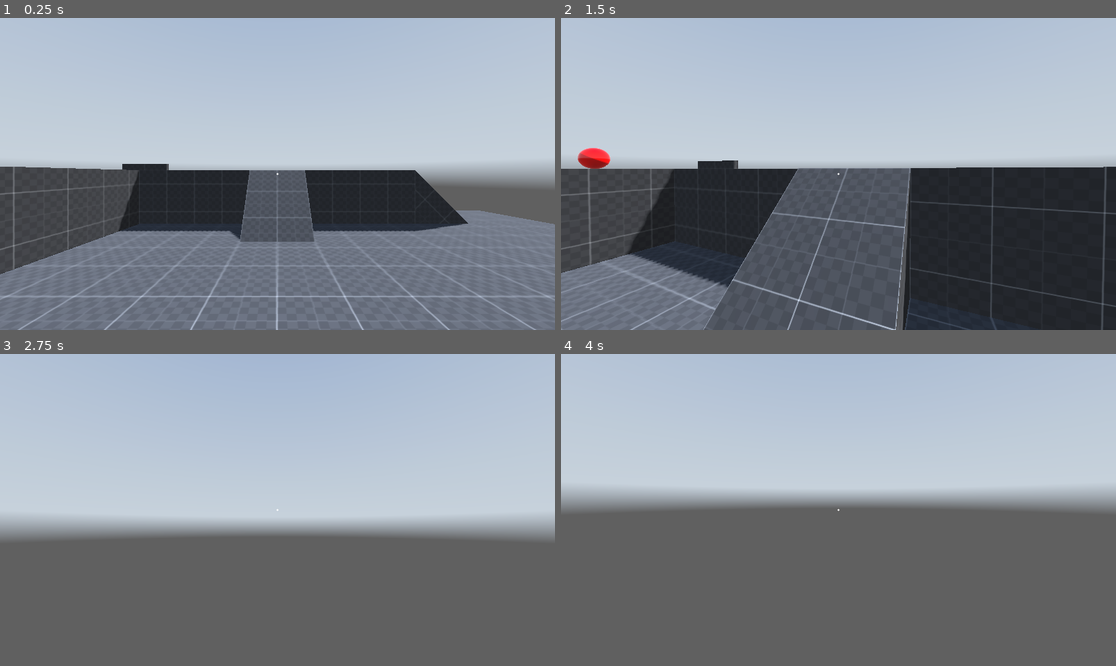
Above: before the commit, frames 1-4 (two rows, left to right).
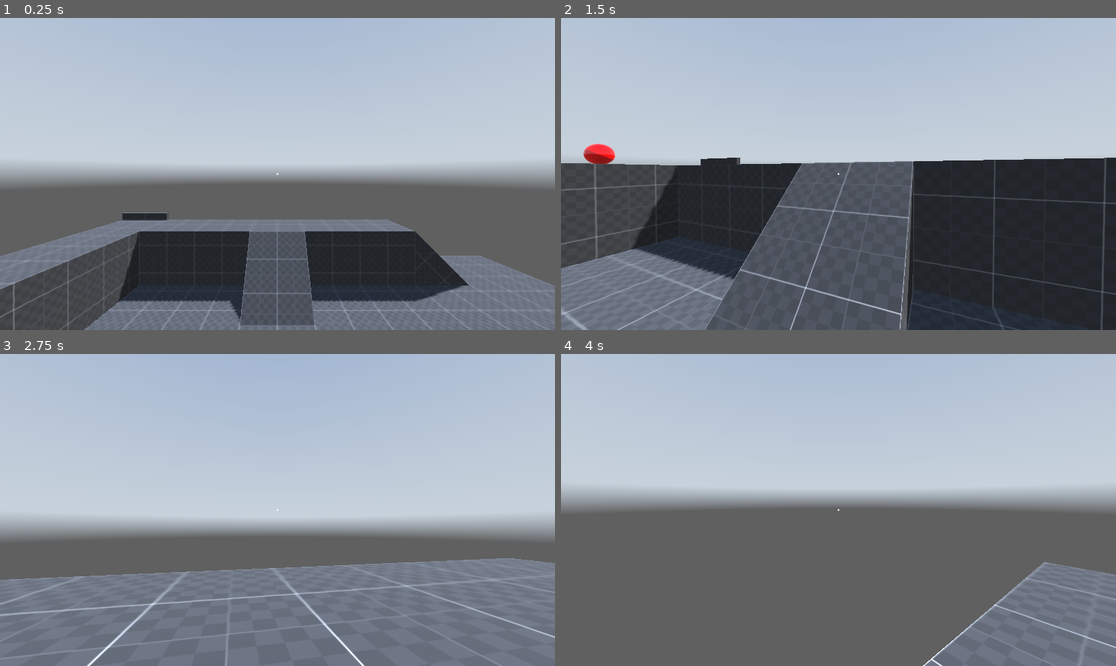
Above: after the commit, the same moments.

Repository: Silicontent/3d_movement_godot
Game: Godot game, scene res://scenes/world.tscn
Two runs of this game, one before a commit and one after it. Both use one fixed random seed, a clock stepped at 60 frames per second and the inputs below. A sky picture missing from this copy of the repository is replaced by a grey-blue gradient.
Inputs (mouse positions are in pixels of both pictures, inside the frame that each line leads up to):
- Up to frame 1 (0.25 s): no input
- Up to frame 2 (1.5 s): move the mouse to (866, 174) at 0.52 s; hold W (forward) from 0.53 s (still down); tap E (interact) at 0.6 s; tap Space (dbg_jump, bound only before the commit) at 0.77, 0.8, 1.07, 1.35 s; move the mouse to (810, 174) at 1.27 s
- Up to frame 3 (2.75 s): keep holding W (forward); tap Space (dbg_jump, bound only before the commit) at 1.52, 1.82, 2.3 s; tap E (interact) at 1.55 s; move the mouse to (288, 503) at 2.02 s; tap C (crouch) at 2.1 s
- Up to frame 4 (4 s): keep holding W (forward); move the mouse to (832, 516) at 2.77 s; tap E (interact) at 2.85, 3.6 s; tap Space (dbg_jump, bound only before the commit) at 3.02, 3.32, 3.77, 3.8 s; move the mouse to (877, 513) at 3.52 s

The runs differ from the first frame. In frame 1, 37% of the frame differs, in the area x 0-100%, y 46-100%; in frame 2, 6.5%; in frame 3, 31%; in frame 4, 7.2%.

Commit message:
Starting on player FSM
added State and StateMachine scripts; added PlayerState script; added Idle, Moving, and Falling player states; moved some code out of Player _physics_process(); removed pushing code from Player

Diff:
--- a/project.godot
+++ b/project.godot
@@ -66,11 +66,6 @@
 "events": [Object(InputEventKey,"resource_local_to_scene":false,"resource_name":"","device":-1,"window_id":0,"alt_press …(195 unchanged characters)…
 ]
 }
-dbg_jump={
-"deadzone": 0.2,
-"events": [Object(InputEventKey,"resource_local_to_scene":false,"resource_name":"","device":-1,"window_id":0,"alt_pressed":false,"shift_pressed":false,"ctrl_pressed":false,"meta_pressed":false,"pressed":false,"keycode":0,"physical_keycode":32,"key_label":0,"unicode":32,"location":0,"echo":false,"script":null)
-]
-}
 
 [layer_names]
 
--- a/scenes/player.tscn
+++ b/scenes/player.tscn
@@ -1,8 +1,12 @@
-[gd_scene load_steps=4 format=3 uid="uid://uto1ebtejtxa"]
+[gd_scene load_steps=8 format=3 uid="uid://uto1ebtejtxa"]
 
 [ext_resource type="Script" uid="uid://orcm0gu6kbrp" path="res://scripts/player/player.gd" id="1_3vyb7"]
 [ext_resource type="Shape3D" uid="uid://cr555uddpj0rk" path="res://assets/walking_collider.tres" id="2_g2els"]
 [ext_resource type="Shape3D" uid="uid://c88kvwakjr34g" path="res://assets/crouching_collider.tres" id="3_qhqgy"]
+[ext_resource type="Script" uid="uid://clvsbr7giecyt" path="res://scripts/state_machine/state_machine.gd" id="4_qlg0r"]
+[ext_resource type="Script" uid="uid://jgiu2sb2dbxr" path="res://scripts/player/idle_state.gd" id="5_tuyoq"]
+[ext_resource type="Script" uid="uid://crw7hid0gcv6j" path="res://scripts/player/moving_state.gd" id="6_tuyoq"]
+[ext_resource type="Script" uid="uid://cnkv5o6efehcm" path="res://scripts/player/falling_state.gd" id="7_fjrip"]
 
 [node name="Player" type="CharacterBody3D"]
 collision_mask = 14
@@ -31,3 +35,16 @@
 transform = Transform3D(1, 0, 0, 0, 1, 0, 0, 0, 1, 0, 1, 0)
 target_position = Vector3(0, 1, 0)
 collision_mask = 14
+
+[node name="StateMachine" type="Node" parent="." node_paths=PackedStringArray("initial_state")]
+script = ExtResource("4_qlg0r")
+initial_state = NodePath("Idle")
+
+[node name="Idle" type="Node" parent="StateMachine"]
+script = ExtResource("5_tuyoq")
+
+[node name="Moving" type="Node" parent="StateMachine"]
+script = ExtResource("6_tuyoq")
+
+[node name="Falling" type="Node" parent="StateMachine"]
+script = ExtResource("7_fjrip")
--- a/scenes/world.tscn
+++ b/scenes/world.tscn
@@ -249,6 +249,7 @@
 shape = SubResource("BoxShape3D_qfnet")
 
 [node name="Player" parent="." instance=ExtResource("3_4wyf3")]
+transform = Transform3D(1, 0, 0, 0, 1, 0, 0, 0, 1, 0, 2.31522, 0)
 
 [node name="HUD" type="CanvasLayer" parent="Player" node_paths=PackedStringArray("player")]
 script = ExtResource("4_71j4m")
--- /dev/null
+++ b/scripts/player/falling_state.gd
@@ -0,0 +1,15 @@
+extends PlayerState
+
+
+func enter(prev_state_path: String, data := {}) -> void:
+	player.velocity = Vector3.ZERO
+
+
+func physics_update(delta: float) -> void:
+	# until the player hits the ground, they cannot move
+	player.velocity += player.get_gravity() * delta
+	player.move_and_slide()
+
+	# transition to other states
+	if player.is_on_floor():
+		finished.emit(IDLE)
--- /dev/null
+++ b/scripts/player/idle_state.gd
@@ -0,0 +1,13 @@
+extends PlayerState
+
+
+func physics_update(delta: float) -> void:
+	# slow the player down
+	player.velocity.x = move_toward(player.velocity.x, 0, delta)
+	player.velocity.z = move_toward(player.velocity.z, 0, delta)
+
+	# transition to other states
+	if not player.is_on_floor():
+		finished.emit(FALLING)
+	elif Input.get_vector("left", "right", "forward", "backward") != Vector2.ZERO:
+		finished.emit(MOVING)
--- /dev/null
+++ b/scripts/player/moving_state.gd
@@ -0,0 +1,11 @@
+extends PlayerState
+
+
+func physics_update(delta: float) -> void:
+	player.move(delta)
+
+	# transition to other states
+	if not player.is_on_floor():
+		finished.emit(FALLING)
+	elif Input.get_vector("left", "right", "forward", "backward") == Vector2.ZERO:
+		finished.emit(IDLE)
--- a/scripts/player/player.gd
+++ b/scripts/player/player.gd
@@ -45,10 +45,6 @@
 const MOUSE_SENS := 0.25
 #endregion
 
-#region player states
-@export_enum("Idle", "Moving", "Falling") var state := 0
-#endregion
-
 
 func _ready() -> void:
 	Input.mouse_mode = Input.MOUSE_MODE_CAPTURED
@@ -74,13 +70,8 @@
 	# move head based on current state
 	head.position.y = lerp(head.position.y, current_head_depth, delta * HEAD_MOVE_MULTIPLIER)
 
-	# apply gravity
-	if not is_on_floor():
-		velocity += get_gravity() * delta
 
-	if Input.is_action_just_pressed("dbg_jump") and is_on_floor():
-		velocity.y = 7
-
+func move(delta: float) -> void:
 	# get input direction and calculate movement direction
 	var input_dir := Input.get_vector("left", "right", "forward", "backward")
 	direction = lerp(
@@ -99,22 +90,7 @@
 
 	move_and_slide()
 
-	# handle pushing objects
-	# https://kidscancode.org/godot_recipes/4.x/physics/character_vs_rigid/
-	for i in get_slide_collision_count():
-		var c = get_slide_collision(i)
-		if c.get_collider() is RigidBody3D:
-			c.get_collider().apply_central_impulse(-c.get_normal() * 2.0)
 
-	# handle interactions
-	if Input.is_action_just_pressed("interact"):
-		if reach_ray.get_collider():
-			# carriables
-			if reach_ray.get_collider().is_in_group("carriables"):
-				print("good")
-
-
-# flip the current collider
 func swap_colliders() -> void:
 	walking_collider.disabled = not walking_collider.disabled
 	crouching_collider.disabled = not crouching_collider.disabled
--- /dev/null
+++ b/scripts/player/player_state.gd
@@ -0,0 +1,16 @@
+class_name PlayerState
+extends State
+
+# all of the player's possible states to avoid typos
+const IDLE := "Idle"
+const MOVING := "Moving"
+const FALLING := "Falling"
+
+# reference to the player
+var player: Player
+
+
+func _ready() -> void:
+	await owner.ready
+	player = owner as Player
+	assert(player != null, "State type 'PlayerState' must only be used by the player scene.")
--- /dev/null
+++ b/scripts/state_machine/state.gd
@@ -0,0 +1,31 @@
+class_name State
+extends Node
+
+signal finished(next_state_path: String, data: Dictionary)
+
+
+# receives info from the _unhandled_input() function
+func handle_input(_event: InputEvent) -> void:
+	pass
+
+
+# corresponds to _process()
+func update(_delta: float) -> void:
+	pass
+
+
+# corresponds to _physics_process()
+func physics_update(_delta: float) -> void:
+	pass
+
+
+# called by StateMachine when changing active state
+# "data" is a dictionary that holds any arbitrary data the state can use to
+# initialize itself
+func enter(prev_state_path: String, data := {}) -> void:
+	pass
+
+
+# called by StateMachine before changing active state
+func exit() -> void:
+	pass
--- /dev/null
+++ b/scripts/state_machine/state_machine.gd
@@ -0,0 +1,51 @@
+# code for the State and StateMachine from
+# https://www.gdquest.com/tutorial/godot/design-patterns/finite-state-machine/
+
+class_name StateMachine
+extends Node
+
+# emitted when transitioning to new state
+signal transitioned(state_name)
+
+# contains path to the starting state
+@export var initial_state: State = null
+
+# current active state, set to initial_state at the start of the game
+@onready var state: State = (func get_initial_state() -> State:
+	return initial_state if initial_state != null else get_child(0)
+).call()
+
+
+func _ready() -> void:
+	# give every state a reference to the state machine
+	for state_node: State in find_children("*", "State"):
+		state_node.finished.connect(_transition_to_next_state)
+
+	# wait for owner and all of its children/data to load before entering
+	# initial state
+	await owner.ready
+	state.enter("")
+
+
+func _transition_to_next_state(target_state_path: String, data: Dictionary = {}) -> void:
+	if not has_node(target_state_path):
+		printerr(owner.name + ": State transition failed because given state '" + target_state_path + "' does not exist.")
+		return
+
+	var prev_state_path := state.name
+	state.exit()
+	state = get_node(target_state_path)
+	state.enter(prev_state_path, data)
+
+
+# STATE VIRTUAL FUNCTION CALLS ================================================
+func _process(delta: float) -> void:
+	state.update(delta)
+
+
+func _physics_process(delta: float) -> void:
+	state.physics_update(delta)
+
+
+func _unhandled_input(event: InputEvent) -> void:
+	state.handle_input(event)
--- a/scripts/void_area.gd
+++ b/scripts/void_area.gd
@@ -4,3 +4,6 @@
 # reset any objects that fall back to the top of the map
 func _on_body_entered(body: Node3D) -> void:
 	body.global_position = Vector3(0, 5, 0)
+	if body is RigidBody3D:
+		body.linear_velocity = Vector3.ZERO
+		body.angular_velocity = Vector3.ZERO
Not shown, added: scripts/player/falling_state.gd.uid
Not shown, added: scripts/player/idle_state.gd.uid
Not shown, added: scripts/player/moving_state.gd.uid
Not shown, added: scripts/player/player_state.gd.uid
Not shown, added: scripts/state_machine/state.gd.uid
Not shown, added: scripts/state_machine/state_machine.gd.uid
